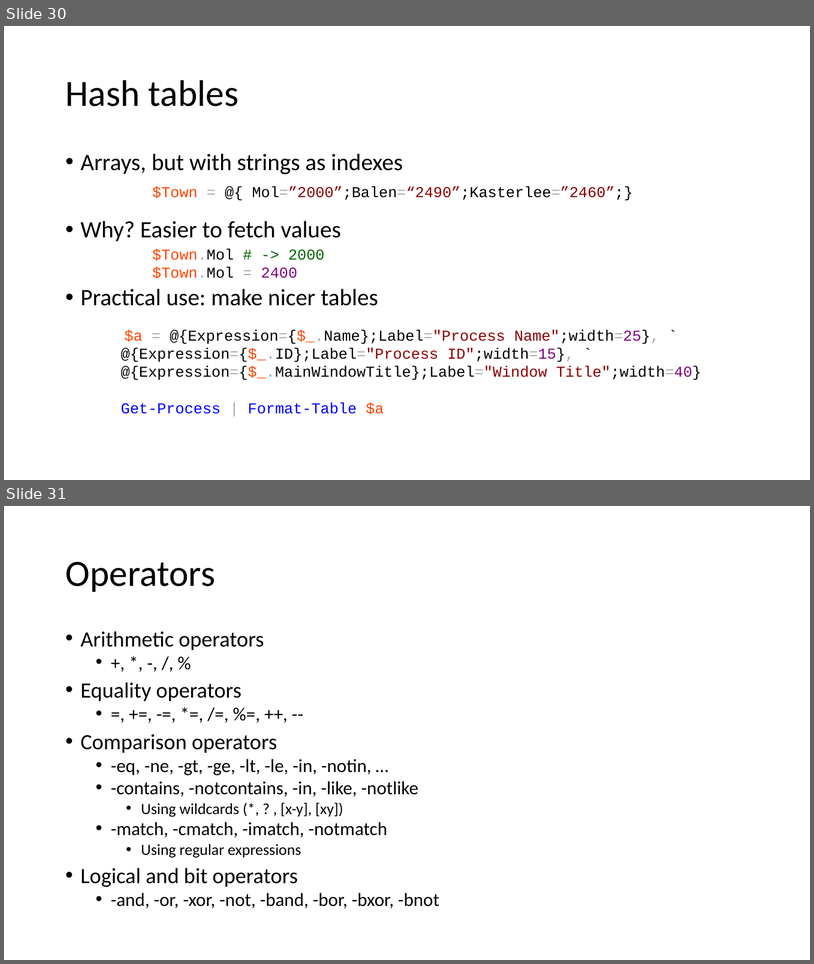
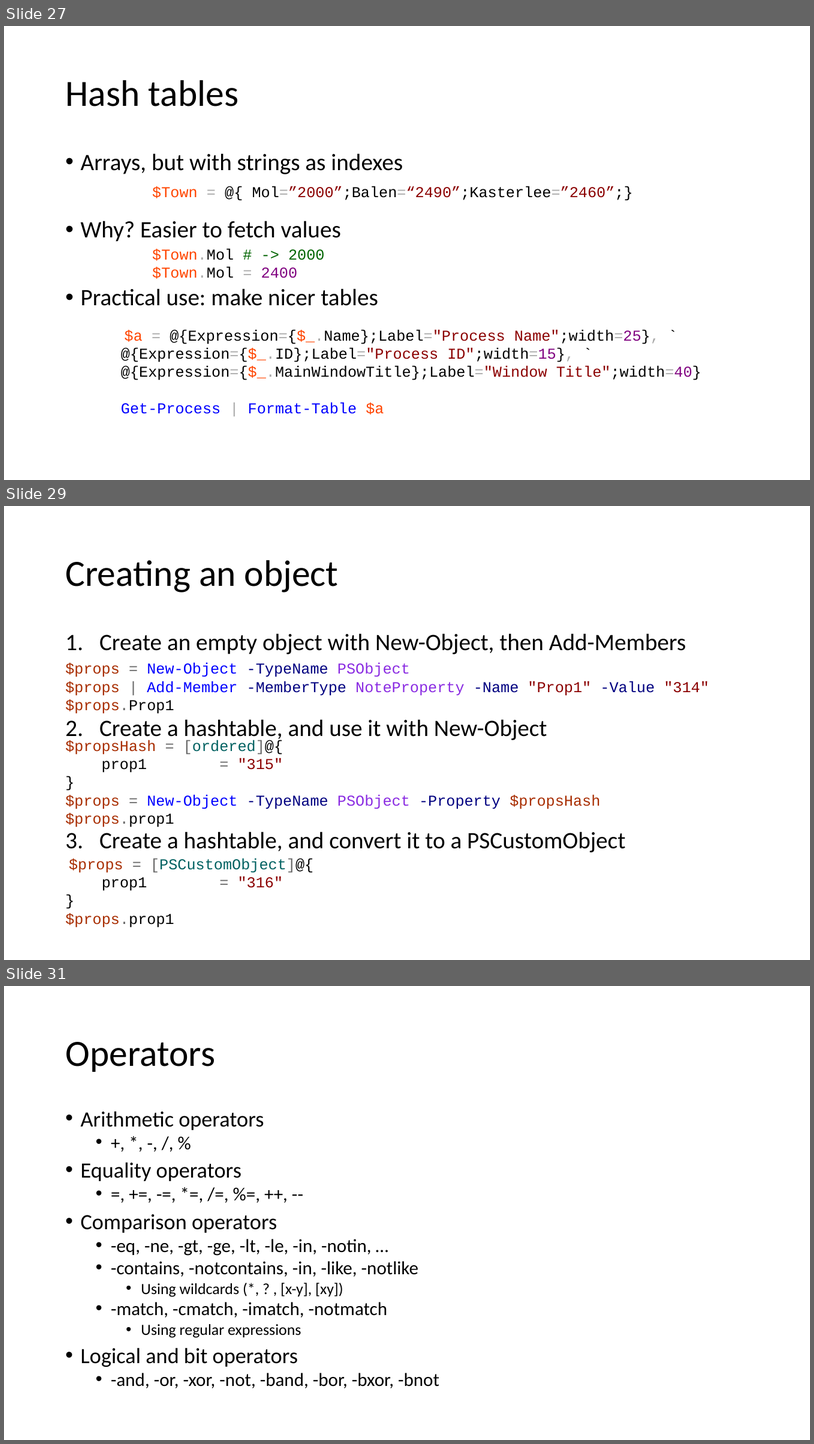
Before and after one commit to mjochen/PS-Basic-course, a slide deck: 2 - Scripting.pptx. Shown one above the other, each under a label of ours: slides 30 and 31 before the commit, slides 27, 29 and 31 after it; the slides between them are not shown. The pictures are 814x964 and 814x1444 pixels, drawn with LibreOffice and Linux fonts; fonts in the diff are those of the drawing. Boxes give left, top, right and bottom in pixels: in the first picture for what was removed or moved away, otherwise in the second. Text is boxed around its words. In the diff, an @@ line names an element or a change of style, - is before the commit and + after.

```diff
--- a/2 - Scripting.pptx
+++ b/2 - Scripting.pptx
@@ slide 29 added at (4, 506, 810, 960), background #FFFFFF @@
@@ title added at (65, 560, 339, 592), 44 pt, text #000000 @@
+Creating an object
@@ text added at (99, 633, 686, 852), 28 pt, text #000000 @@
+1. Create an empty object with New-Object, then Add-Members
+2. Create a hashtable, and use it with New-Object
+3. Create a hashtable, and convert it to a PSCustomObject
@@ text added at (65, 663, 710, 714), 18 pt, text #000080 @@
+$props = New-Object -TypeName PSObject
+$props | Add-Member -MemberType NoteProperty -Name "Prop1" -Value "314"
+$props.Prop1
@@ text added at (65, 739, 600, 827), 18 pt, text #A82D00 @@
+$propsHash = [ordered]@{
+prop1 = "315"
+}
+$props = New-Object -TypeName PSObject -Property $propsHash
+$props.prop1
@@ text added at (65, 858, 314, 927), 18 pt, text #006161 @@
+$props = [PSCustomObject]@{
+prop1 = "316"
+}
+$props.prop1
@@ what was slide 30 is now slide 27 @@
```
Also in this commit, not shown: 3 other slides added, 24 slides removed, 1 other file.
